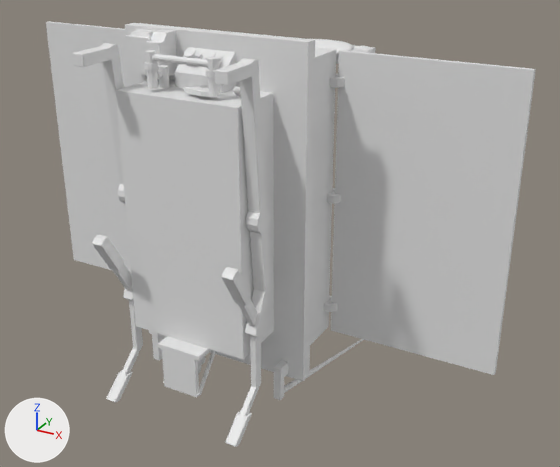
The glTF model static/models/moonRover.glb: old version first, new version second.
The view is the same before and after, from a 50 mm camera at (1.365, -1.898, 0.976) aimed at (0.076, 0.444, -0.196). Arrows for +X, +Y and +Z are at lower left; the lights stay in place. Where no turn or scale is listed for an object, it has been applied to the vertices.

Objects in the first picture: 'copper', 'silver'.
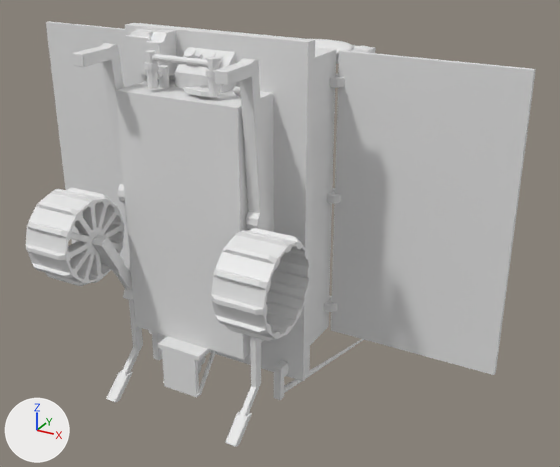
What differs and where, as boxes [x1, y1, x2, y2] in the pictures (560 x 467 px):
```json
{"object": "wheel.002", "change": "added", "after": [211, 228, 311, 342]}
{"object": "wheel.003", "change": "added", "after": [25, 188, 124, 286]}
```

Edits to the scene script, one JSON object a line:
```json
{"op": "add", "block": "me_circle_019", "code": ["me_circle_019 = bpy.data.meshes.new('Circle.019')", "me_circle_019.from_pydata(...)  # 1110 vertices, 2264 faces; spans x -0.086..0.086, y -0.154..0.154, z -0.154..0.154"]}
{"op": "add", "block": "me_circle_027", "code": ["me_circle_027 = bpy.data.meshes.new('Circle.027')", "me_circle_027.from_pydata(...)  # 1110 vertices, 2264 faces; spans x -0.086..0.086, y -0.154..0.154, z -0.154..0.154"]}
{"op": "add", "block": "ob_wheel_003", "code": ["ob_wheel_003 = bpy.data.objects.new('wheel.003', me_circle_019)", "ob_wheel_003.location = (-0.354, -0.166, -0.063)"]}
{"op": "add", "block": "ob_wheel_002", "code": ["ob_wheel_002 = bpy.data.objects.new('wheel.002', me_circle_027)", "ob_wheel_002.location = (0.354, -0.166, -0.063)"]}
```
